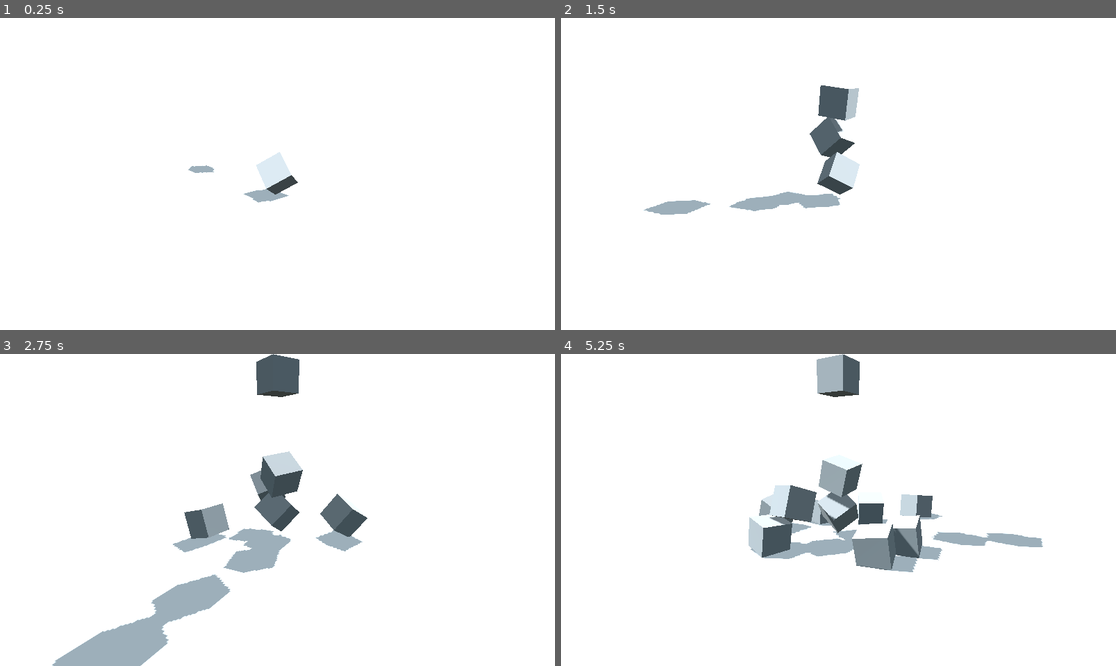
Above: before the commit, frames 1-4 (two rows, left to right).
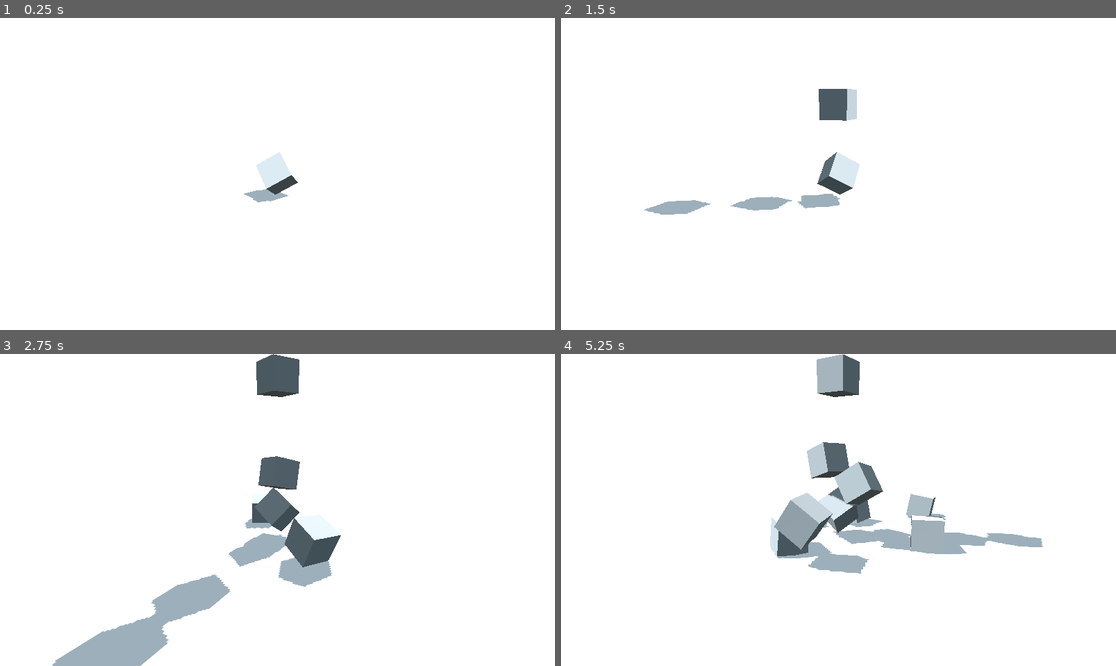
Above: after the commit, the same moments.

Repository: JohannesDeml/Godot-Web-LoadingTest
Game: Godot game, scene res://Scenes/main.tscn
Same seed, same stepped clock (60 frames per second), same inputs: the game is played once before the commit and once after it.
Inputs:
- Up to frame 1 (0.25 s): no input
- Up to frame 2 (1.5 s): no input
- Up to frame 3 (2.75 s): no input
- Up to frame 4 (5.25 s): no input

The runs differ from the first frame. In frame 1, less than 0.1% of the frame differs, in the area x 33-39%, y 47-50%; in frame 2, 0.8%; in frame 3, 4.4%; in frame 4, 7.3%, in the area x 33-74%, y 28-71%.

Commit message:
Change loading of cube prefab to be done in an async manner
This should in theory help to start the game faster

Diff:
--- a/Scripts/CubeSpawner.gd
+++ b/Scripts/CubeSpawner.gd
@@ -1,16 +1,30 @@
 extends Node3D
 
-@export var CubePrefab = preload("res://Prefabs/cube.tscn")
+@export var CubePath = "Prefabs/cube.tscn"
 @export var SpawnCooldown = 1.0;
 @export var MaxCubes = 50;
+
 
 var spawnedCubes: Array[Node3D] = [];
 
 var timeToNextSpawn = 0;
+var cubeLoaded = false;
+var cubePrefab;
+
+func _ready():
+	ResourceLoader.load_threaded_request(CubePath)
+	timeToNextSpawn = SpawnCooldown;
 
 func _process(delta):
 	timeToNextSpawn -= delta;
 	if(timeToNextSpawn < 0):
+		if(!cubeLoaded && ResourceLoader.load_threaded_get_status(CubePath) == 3):  # THREAD_LOAD_LOADED
+			cubePrefab = ResourceLoader.load_threaded_get(CubePath)
+			cubeLoaded = true;
+
+		if(!cubeLoaded):
+			# Wait for loading to finish
+			pass;
 		_spawnCube()
 		timeToNextSpawn += SpawnCooldown;
 	pass
@@ -21,7 +35,8 @@
 		cubeInstance = spawnedCubes[0];
 		spawnedCubes.remove_at(0);
 	else:
-		cubeInstance = CubePrefab.instantiate()
+
+		cubeInstance = cubePrefab.instantiate()
 		get_tree().root.add_child(cubeInstance)
 
 	spawnedCubes.append(cubeInstance);
